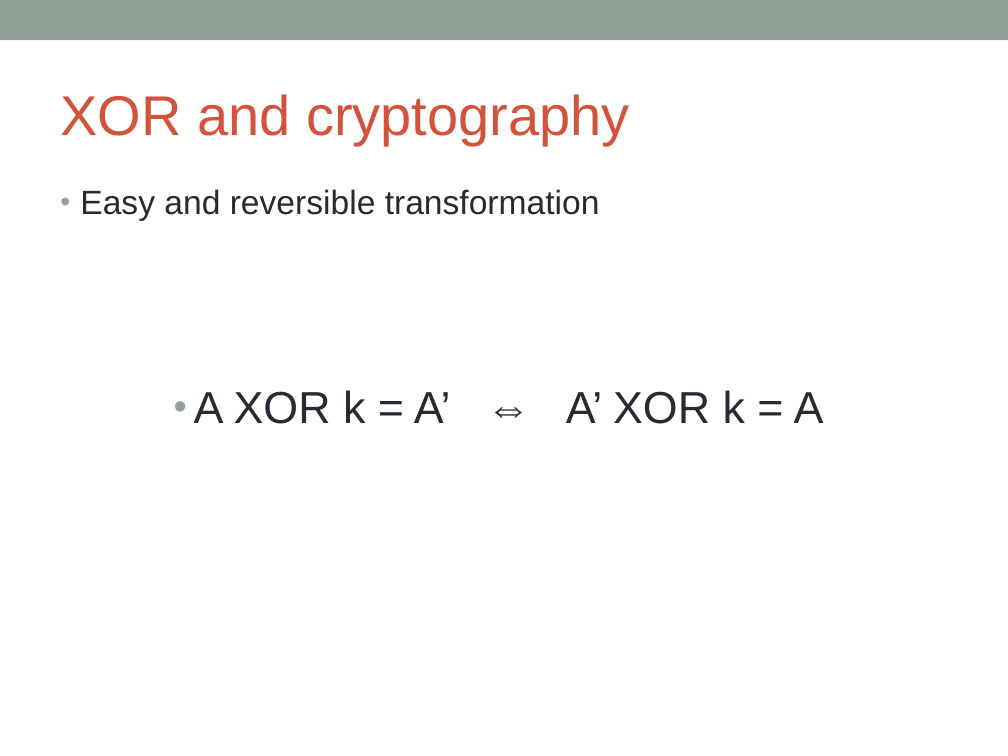
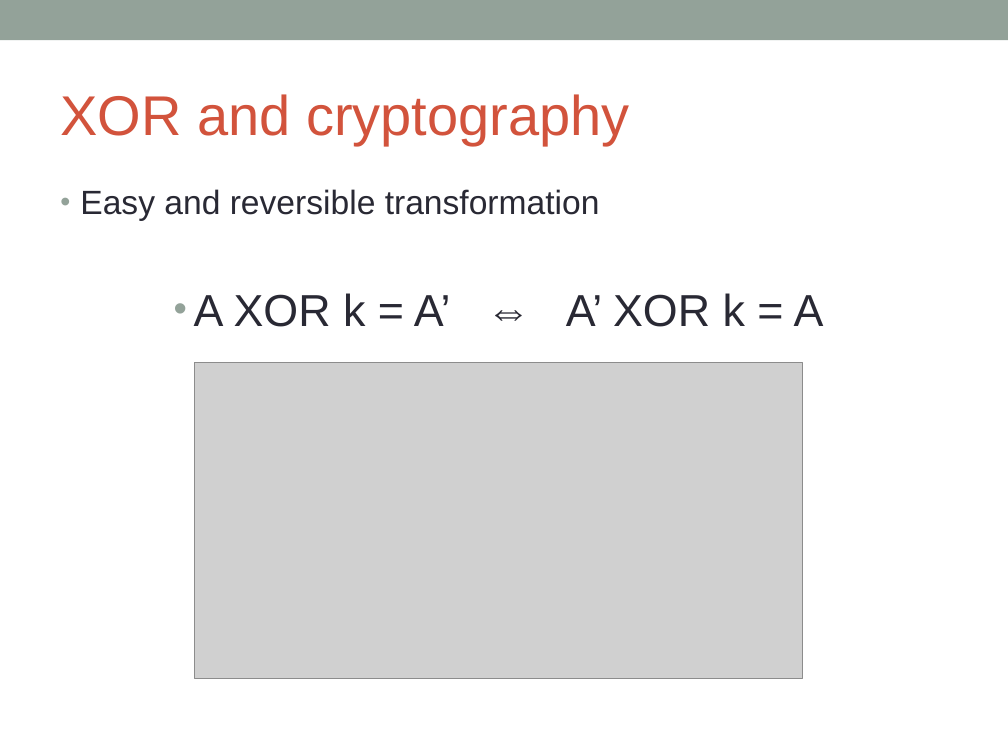
Before and after one commit to DeMaCS-UNICAL/NetworkSecurity, a slide deck: slide 44 of slides/ch02-SimmetricCryptography.ppt (slide 36 before the commit). Drawn at 1008x756 pixels with LibreOffice and Linux fonts; fonts in the diff are those of the drawing; grey boxes stand for pictures. Boxes give left, top, right and bottom in pixels: in the first picture for what was removed or moved away, otherwise in the second. Text is boxed around its words. In the diff, an @@ line names an element or a change of style, - is before the commit and + after.

```diff
--- a/slides/ch02-SimmetricCryptography.ppt
+++ b/slides/ch02-SimmetricCryptography.ppt
@@ text "Easy and reversible transformation" rewrapped from <box>80,189,824,424</box> to <box>80,189,824,327</box> @@
@@ picture added at <box>195,362,802,678</box> @@
```
Also in this commit, not shown: 16 other slides changed, 1 slide added, 1 other file.
